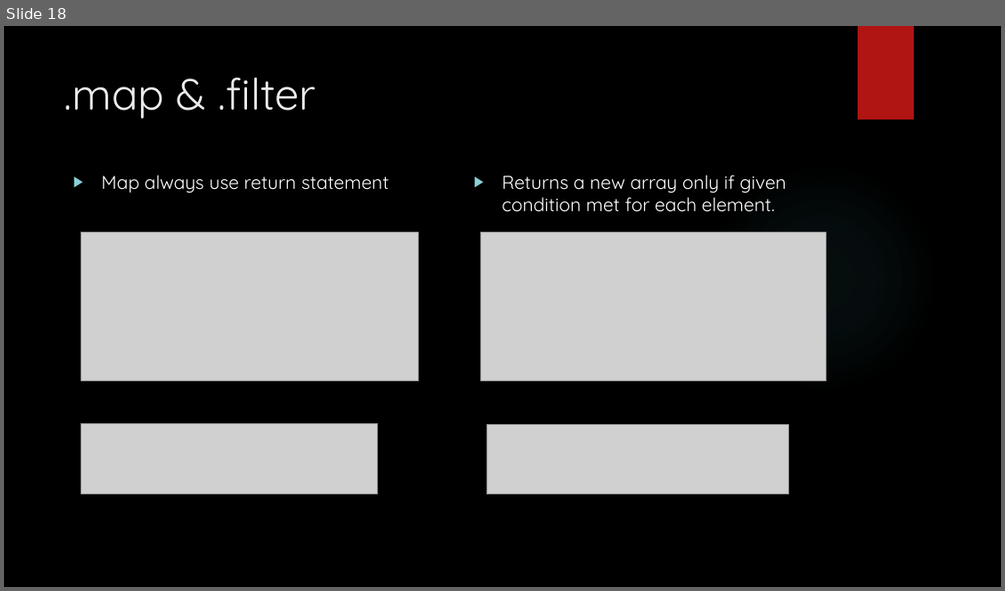
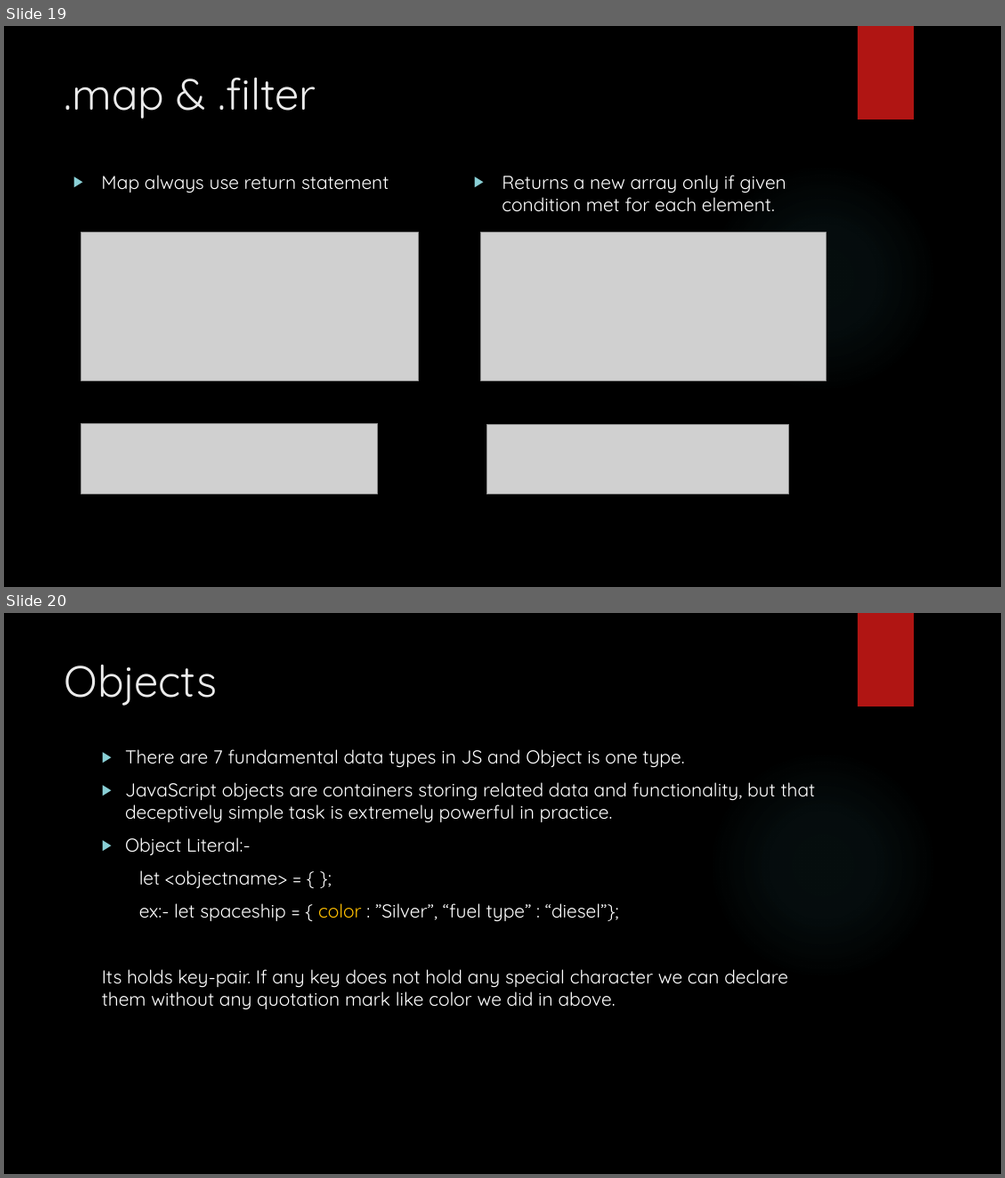
Before and after one commit to git-chinmay/my-JavaScript, a slide deck: JAVASCRPT.pptx. Shown one above the other, each under a label of ours: slide 18 before the commit, slides 19 and 20 after it. The pictures are 1005x591 and 1005x1178 pixels, drawn with LibreOffice and Linux fonts; fonts in the diff are those of the drawing; grey boxes stand for pictures; background and template pictures are left out. Boxes give left, top, right and bottom in pixels: in the first picture for what was removed or moved away, otherwise in the second. Text is boxed around its words. In the diff, an @@ line names an element or a change of style, - is before the commit and + after.

Commit message:
Object Portion added

```diff
--- a/JAVASCRPT.pptx
+++ b/JAVASCRPT.pptx
@@ slide 20 added at [4,613,1001,1174], background picture (left out); not listed: 2 template elements that a slide beside it also shows @@
@@ title added at [65,665,218,706], 42 pt, text #EBEBEB @@
+Objects
@@ text added at [102,749,816,1010], 18 pt, text #FFFFFF @@
+  ▶ There are 7 fundamental data types in JS and Object is one type.
+  ▶ JavaScript objects are containers storing related data and functionality, but that deceptively simple task is extremely powerful in practice.
+  ▶ Object Literal:-
+  let <objectname> = { };
+  ex:- let spaceship = { color : ”Silver”, “fuel type” : “diesel”};
+  Its holds key-pair. If any key does not hold any special character we can declare them without any quotation mark like color we did in above.
@@ what was slide 18 is now slide 19 @@
```
Also in this commit, not shown: 1 slide changed, 5 other slides added.
